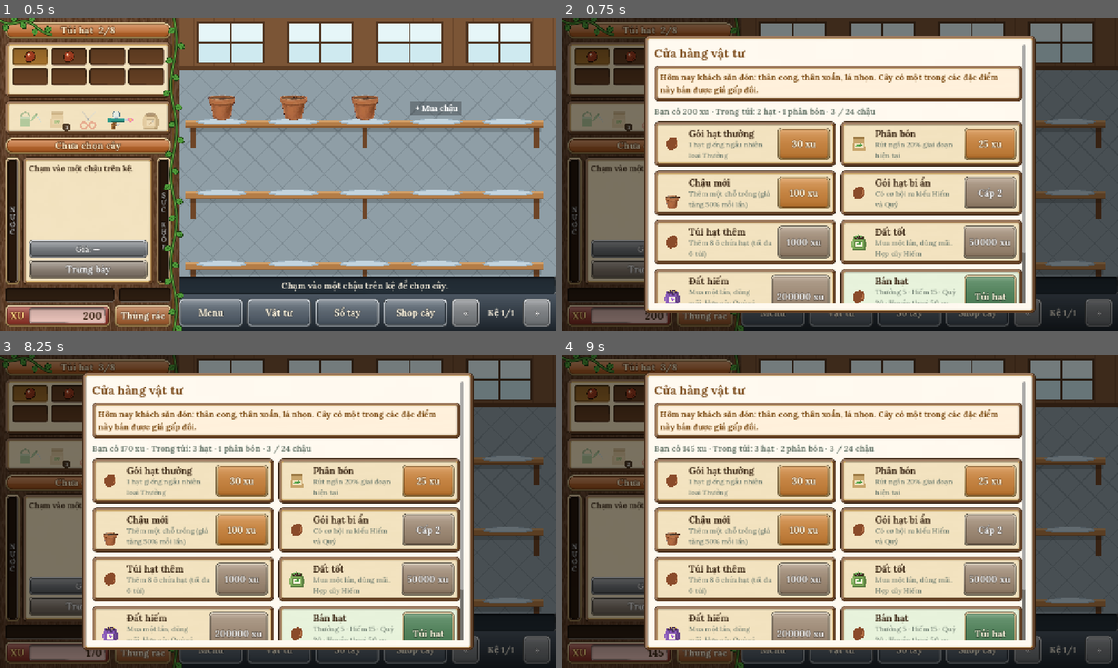
Above: before the commit, frames 1-4 (two rows, left to right).
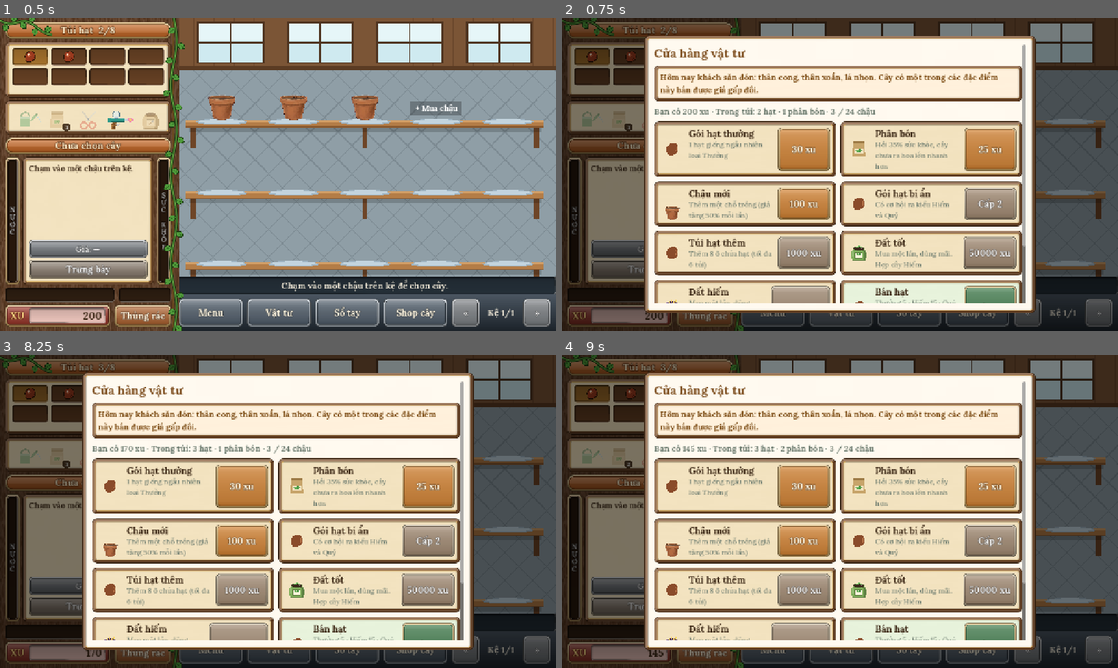
Above: after the commit, the same moments.

Repository: phitang/vuon-uom-ky-dieu
Game: Godot game, scene res://scenes/main.tscn
The game is run twice, just before and just after one commit, with the same random seed, the same clock (stepped at 60 frames per second) and the same inputs. Sound files missing from this copy of the repository are replaced by a short silence.
Inputs (mouse positions are in pixels of both pictures, inside the frame that each line leads up to):
- Up to frame 1 (0.5 s): no input
- Up to frame 2 (0.75 s): click "Vật tư" at 0.5 s
- Up to frame 3 (8.25 s): click "Sổ tay" at 1.25 s; click "Shop cây" at 2 s; click (27, 455) at 2.77 s; click (55, 455) at 3.52 s; click (88, 455) at 4.27 s; click (116, 455) at 5.02 s; click (150, 455) at 5.77 s; click "Thùng rác" at 6.5 s; click "Vật tư" at 7.25 s; click "30 xu" at 8 s
- Up to frame 4 (9 s): click "25 xu" at 8.75 s

Frame 1 is identical in both runs. In frame 2, 20% of the frame differs, in the area x 16-84%, y 38-92%; in frame 3, 20%; in frame 4, 20%.

Commit message:
Hoạt ảnh xúc đất và cắt kéo; đất không hợp hại cây nhanh hơn; phân bón hồi sức khỏe
Co-Authored-By: Claude Opus 5.5 <noreply@anthropic.com>
Claude-Session: https://claude.ai/code/session_018eCoKo871N6tMV2mzQnQFv

Diff:
--- a/scripts/data.gd
+++ b/scripts/data.gd
@@ -96,7 +96,8 @@
 const WATER_DRAIN_PER_SEC := 1.0 / 28800.0   # bình nước đầy cạn sau 8 giờ
 const MAX_OFFLINE := 7.0 * 24.0 * 3600.0       # tính tối đa 7 ngày vắng mặt
 const AUTO_WATER_DURATION := 24.0 * 3600.0
-const FERTILIZER_BOOST := 0.2                  # rút ngắn 20% giai đoạn hiện tại
+const FERTILIZER_BOOST := 0.2                  # rút ngắn 20% giai đoạn hiện tại (cây chưa ra hoa)
+const FERTILIZER_HEAL := 0.35                  # hồi 35% sức khỏe
 
 # ---------------- Đất và sức khỏe ----------------
 ## cap = độ tốt của đất. Mua một lần ở cửa hàng là dùng được mãi.
@@ -113,8 +114,9 @@
 ## Hết nước: cây Thường mất hết sức khỏe trong 8 giờ; cây càng hiếm mất càng nhanh.
 const HEALTH_DRY_LOSS := 1.0 / (8.0 * 3600.0)
 const HEALTH_DRY_RARITY_MULT := [1.0, 1.5, 2.0, 2.5]
-## Đất kém hơn cây cần: thiếu 1 cấp mất hết sức khỏe trong 36 giờ, thiếu 2 cấp trong 16 giờ (kể cả khi đủ nước).
-const HEALTH_SOIL_LOSS := [0.0, 1.0 / (36.0 * 3600.0), 1.0 / (16.0 * 3600.0)]
+## Đất kém hơn cây cần: thiếu 1 cấp mất hết sức khỏe trong 10 giờ, thiếu 2 cấp trong 4 giờ (kể cả khi đủ nước).
+## (Trước đây là 36 giờ và 16 giờ.) Cây không tự hồi sức khỏe khi đất không hợp: phải bón phân.
+const HEALTH_SOIL_LOSS := [0.0, 1.0 / (10.0 * 3600.0), 1.0 / (4.0 * 3600.0)]
 ## Đủ nước và đất hợp: hồi đầy sức khỏe trong 12 giờ.
 const HEALTH_REGEN := 1.0 / (12.0 * 3600.0)
 const WILT_HEALTH := 0.5
@@ -141,7 +143,7 @@
 
 const SHOP_ITEMS := [
 	{"id": "hat_thuong", "ten": "Gói hạt thường", "gia": 30, "mo_ta": "1 hạt giống ngẫu nhiên loại Thường", "cap": 1},
-	{"id": "phan_bon", "ten": "Phân bón", "gia": 25, "mo_ta": "Rút ngắn 20% giai đoạn hiện tại", "cap": 1},
+	{"id": "phan_bon", "ten": "Phân bón", "gia": 25, "mo_ta": "Hồi 35% sức khỏe, cây chưa ra hoa lớn nhanh hơn", "cap": 1},
 	{"id": "chau", "ten": "Chậu mới", "gia": 100, "mo_ta": "Thêm một chỗ trồng (giá tăng 50% mỗi lần)", "cap": 1},
 	{"id": "hat_bi_an", "ten": "Gói hạt bí ẩn", "gia": 150, "mo_ta": "Có cơ hội ra kiểu Hiếm và Quý", "cap": 2},
 	{"id": "tui_hat", "ten": "Túi hạt thêm", "gia": 1000, "mo_ta": "Thêm 8 ô chứa hạt (tối đa 6 túi)", "cap": 1},
--- a/scripts/game_state.gd
+++ b/scripts/game_state.gd
@@ -581,15 +581,28 @@
 	if p.is_empty() or p["chet"] or fertilizer <= 0:
 		return false
 	var s := stage_of(p)
-	if s >= 3:
-		message.emit("Cây đã ra hoa, không cần bón phân nữa.")
-		return false
 	if not p.get("da_tuoi", true):
 		message.emit("Hãy tưới nước trước để hạt bắt đầu nảy mầm.")
 		return false
-	var start: float = 0.0 if s == 0 else Data.STAGE_END[s - 1]
-	p["tien_do"] += (Data.STAGE_END[s] - start) * Data.FERTILIZER_BOOST
+	var hp: float = p.get("suc_khoe", 1.0)
+	var can_grow := s < 3
+	var can_heal := hp < 0.995
+	if not can_grow and not can_heal:
+		message.emit("Cây đang khỏe và đã ra hoa, không cần bón phân.")
+		return false
+	if can_grow:
+		var start: float = 0.0 if s == 0 else Data.STAGE_END[s - 1]
+		p["tien_do"] += (Data.STAGE_END[s] - start) * Data.FERTILIZER_BOOST
+	if can_heal:
+		p["suc_khoe"] = minf(1.0, hp + Data.FERTILIZER_HEAL)
+		p["heo"] = p["suc_khoe"] < Data.WILT_HEALTH
 	fertilizer -= 1
+	var parts: Array = []
+	if can_heal:
+		parts.append("sức khỏe %d%%" % int(round(p["suc_khoe"] * 100)))
+	if can_grow:
+		parts.append("cây lớn nhanh hơn")
+	message.emit("Đã bón phân: " + ", ".join(parts) + ".")
 	_check_discovery(p)
 	_changed()
 	return true
--- a/scripts/main.gd
+++ b/scripts/main.gd
@@ -20,6 +20,8 @@
 const DragScroll := preload("res://scripts/drag_scroll.gd")
 const DecorPreview := preload("res://scripts/decor_preview.gd")
 const WaterAnim := preload("res://scripts/water_anim.gd")
+const ToolAnim := preload("res://scripts/tool_anim.gd")
+var tool_busy := false      # đang chạy hoạt ảnh xúc đất / cắt kéo
 const FONT_BOLD := preload("res://fonts/Lora-700.ttf")
 const FONT_MEDIUM := preload("res://fonts/Lora-500.ttf")
 const SLATE := Color("4a5866")
@@ -632,7 +634,7 @@
 	var st: int = gs.stage_of(p) if not p.is_empty() else -1
 	tool_icons["nuoc"].dim = not alive
 	tool_icons["phan"].count = gs.fertilizer
-	tool_icons["phan"].dim = not alive or gs.fertilizer <= 0 or st >= 3
+	tool_icons["phan"].dim = not alive or gs.fertilizer <= 0 or (st >= 3 and float(p.get("suc_khoe", 1.0)) >= 0.995)
 	tool_icons["keo"].dim = not alive or st < 4
 	tool_icons["sung"].loaded = not pollen_gen.is_empty()
 	tool_icons["sung"].highlight = not pollen_gen.is_empty()
@@ -879,16 +881,25 @@
 		"phan":
 			if gs.fertilizer <= 0:
 				_status("Hết phân bón. Mua ở mục Vật tư.")
-			elif st >= 3:
-				_status("Cây đã ra hoa, không cần bón phân nữa.")
-			elif gs.fertilize(selected):
-				_status("Đã bón phân, cây lớn nhanh hơn.")
+			else:
+				gs.fertilize(selected)
 		"keo":
 			if st < 4:
 				_status("Kéo dùng để thu hạt khi cây đã già.")
-			else:
-				gs.harvest_seeds(selected)
-				selected = -1
+			elif gs.has_pod(selected):
+				_status("Cây đang kết hạt lai. Chạm vào cây để thu hạt lai trước đã.")
+			elif not tool_busy:
+				# kéo lượn quanh bông hoa cắt xong mới thu hạt
+				var pot := selected
+				var ok := _play_tool("keo", pot, func():
+					if pot < gs.pots.size() and not gs.pots[pot].is_empty():
+						gs.harvest_seeds(pot)
+						if selected == pot:
+							selected = -1
+					_refresh_all())
+				if not ok:
+					gs.harvest_seeds(pot)
+					selected = -1
 	_refresh_all()
 
 
@@ -901,8 +912,46 @@
 	if not gs.pots[selected].is_empty():
 		_status("Chậu đang có cây. Chỉ cho đất vào chậu trống.")
 		return
-	gs.fill_soil(selected, t)
+	if gs.soils[selected] == t:
+		gs.fill_soil(selected, t)    # báo "chậu đã có đất này rồi"
+		return
+	if tool_busy:
+		return
+	# bao đất đặt cạnh chậu, xẻng xúc đất đổ vào xong mới có đất
+	var pot := selected
+	if not _play_tool("dat", pot, func():
+			gs.fill_soil(pot, t)
+			_refresh_all()):
+		gs.fill_soil(pot, t)
 	_refresh_all()
+
+
+## Chạy hoạt ảnh dụng cụ trên chậu i; on_done chạy khi hoạt ảnh xong. Trả về false nếu chậu không hiện trên kệ.
+func _play_tool(mode: String, i: int, on_done: Callable) -> bool:
+	var kk := i - shelf_page * SLOTS_PER_PAGE
+	if kk < 0 or kk >= SLOTS_PER_PAGE:
+		return false
+	var r: Rect2 = slots[kk].get_global_rect()
+	var anim := Control.new()
+	anim.set_script(ToolAnim)
+	anim.mode = mode
+	anim.k = clampf(r.size.y / 125.0, 0.8, 1.6)
+	anim.soil_pos = Vector2(r.get_center().x, r.end.y - (r.size.y - 2.0) * 0.40)
+	anim.flower_pos = Vector2(r.get_center().x, r.position.y + r.size.y * 0.22)
+	if mode == "dat":
+		var t: String = gs.best_soil()
+		anim.bag_color = {"thuong": Color("d8b878"), "tot": Color("7fb66a"), "hiem": Color("9b6fc8")}.get(t, Color("d8b878"))
+		anim.soil_color = {"thuong": Color("6b4a2e"), "tot": Color("4a3420"), "hiem": Color("3a2a3a")}.get(t, Color("6b4a2e"))
+	elif not gs.pots[i].is_empty():
+		anim.petal_color = Data.FLOWER_COLORS.get(Gen.expressed(gs.pots[i]["gen"], "mau"), Color("e85a7a"))
+	tool_busy = true
+	anim.on_done = func():
+		tool_busy = false
+		on_done.call()
+	anim.z_index = 50
+	add_child(anim)
+	move_child(anim, nursery.get_index())
+	return true
 
 
 ## Hoạt ảnh bình tưới trên chậu i (nếu chậu đang hiện trên kệ).
@@ -1180,7 +1229,8 @@
 		"• Cây Hiếm cần Đất tốt, cây Quý và Huyền thoại cần Đất hiếm; đất kém hơn thì sức khỏe giảm dần.\n" +
 		"  Đất tốt và Đất hiếm mua một lần ở mục Vật tư là dùng mãi.\n" +
 		"• Chạm vào cây để chọn, rồi bấm dụng cụ bên trái:\n" +
-		"    Bình tưới: tưới nước. Bao phân: lớn nhanh hơn. Kéo: thu hạt khi cây già.\n" +
+		"    Bình tưới: tưới nước. Bao phân: hồi 35% sức khỏe, cây chưa ra hoa lớn nhanh hơn. Kéo: thu hạt khi cây già.\n" +
+		"    Đất kém hơn cây cần làm cây mất sức khỏe nhanh và không tự hồi: phải bón phân để cứu cây.\n" +
 		("    Súng thụ phấn: kéo súng thả vào cây đang ra hoa để nạp phấn (cây đang kết hạt vẫn cho phấn), rồi kéo tới cây ra hoa khác để lai (%d xu).\n    Thả lại vào chính cây vừa lấy phấn là tự thụ phấn: hạt ra giống hệt cây đó.\n" % Data.POLLINATE_COST) +
 		("    Cây được thụ phấn kết %d hạt lai, cứ %d phút một hạt. Có hạt thì cạnh chậu hiện ký hiệu hạt: chạm vào cây để thu.\n" % [Data.SEEDS_PER_CROSS, int(Data.SEED_POD_INTERVAL / 60.0)]) +
 		"    Túi đất: chọn chậu trống rồi bấm túi đất để cho loại đất tốt nhất bạn có.\n" +
--- /dev/null
+++ b/scripts/tool_anim.gd
@@ -0,0 +1,222 @@
+extends Control
+## Hoạt ảnh dụng cụ trên chậu:
+##   mode "dat": bao đất đặt cạnh chậu, xẻng nhỏ xúc đất đổ vào chậu (2 lần).
+##   mode "keo": cây kéo lượn quanh bông hoa và cắt "xoẹt xoẹt", vụn lá cánh hoa rơi.
+## soil_pos: giữa miệng chậu; flower_pos: giữa tán hoa; k: tỉ lệ theo cỡ chậu.
+## Khi xong gọi on_done (nếu có) rồi tự xóa.
+
+var mode := "dat"
+var soil_pos := Vector2.ZERO
+var flower_pos := Vector2.ZERO
+var k := 1.0
+var soil_color := Color("6b4a2e")
+var bag_color := Color("d8b878")
+var petal_color := Color("e85a7a")
+var on_done := Callable()
+
+var _t := 0.0
+var _bits: Array = []        # [vị trí, vận tốc, tuổi, màu, cỡ]
+var _done := false
+var _last_snip := -1
+
+
+func _ready() -> void:
+	mouse_filter = Control.MOUSE_FILTER_IGNORE
+	set_anchors_and_offsets_preset(Control.PRESET_FULL_RECT)
+
+
+func duration() -> float:
+	return 2.1 if mode == "dat" else 1.8
+
+
+func _process(delta: float) -> void:
+	_t += delta
+	if mode == "dat":
+		_update_soil()
+	else:
+		_update_scissors()
+	for b in _bits:
+		b[1].y += 700.0 * k * delta
+		b[0] += b[1] * delta
+		b[2] += delta
+	_bits = _bits.filter(func(b): return b[2] < 1.2 and b[0].y < soil_pos.y + 4.0 * k)
+	queue_redraw()
+	if _t >= duration() and not _done:
+		_done = true
+		if on_done.is_valid():
+			on_done.call()
+	if _done and _bits.is_empty():
+		queue_free()
+
+
+func _alpha() -> float:
+	return clampf(minf(_t / 0.2, (duration() - _t) / 0.25), 0.0, 1.0)
+
+
+# ---------------- Xúc đất ----------------
+
+## Một chu kỳ xúc đất dài 0.8 giây, bắt đầu từ 0.25 giây.
+func _cycle() -> Array:
+	var t := _t - 0.25
+	if t < 0.0:
+		return [0, 0.0]
+	var n := int(t / 0.8)
+	return [n, fmod(t, 0.8) / 0.8]
+
+
+func _bag_pos() -> Vector2:
+	return soil_pos + Vector2(-74, 22) * k
+
+
+## Vị trí và góc xoay của xẻng theo pha 0..1 của chu kỳ.
+func _shovel() -> Array:
+	var c: Array = _cycle()
+	var ph: float = c[1]
+	var mouth := _bag_pos() + Vector2(4, -26) * k
+	var above := soil_pos + Vector2(-6, -34) * k
+	if c[0] >= 2:
+		return [above + Vector2(-20, -10) * k, -0.3]
+	if ph < 0.3:     # cắm xuống bao xúc đất
+		var q := ph / 0.3
+		return [mouth + Vector2(0, -14 + 18 * sin(q * PI)) * k, -0.6 + 0.4 * q]
+	if ph < 0.65:    # đưa lên cao, vòng sang miệng chậu
+		var q := (ph - 0.3) / 0.35
+		var p := mouth.lerp(above, q) + Vector2(0, -26 * sin(q * PI)) * k
+		return [p, -0.2]
+	# nghiêng đổ đất
+	var q := (ph - 0.65) / 0.35
+	return [above, -0.2 + 1.2 * sin(q * PI * 0.5)]
+
+
+func _update_soil() -> void:
+	var c: Array = _cycle()
+	var ph: float = c[1]
+	if c[0] < 2 and ph > 0.7 and ph < 0.95:
+		var s: Array = _shovel()
+		var tip: Vector2 = s[0] + Vector2(34, 0).rotated(s[1]) * k
+		for i in 2:
+			var col := soil_color.lerp(Color.BLACK, randf() * 0.3)
+			_bits.append([tip + Vector2(randf_range(-4, 4), randf_range(-2, 2)) * k,
+				Vector2(randf_range(-30, 30), randf_range(-20, 20)) * k, 0.0, col, randf_range(1.8, 3.2) * k])
+
+
+# ---------------- Cắt kéo ----------------
+
+func _scissor_path() -> Array:
+	# lượn một vòng quanh tán hoa (ngược chiều kim đồng hồ), từ bên phải
+	var q := clampf((_t - 0.15) / 1.4, 0.0, 1.0)
+	var ang := -0.3 + q * TAU * 0.95
+	var rad := Vector2(52, 34) * k
+	var pos := flower_pos + Vector2(cos(ang) * rad.x, sin(ang) * rad.y)
+	var tangent := Vector2(-sin(ang) * rad.x, cos(ang) * rad.y).angle()
+	return [pos, tangent + PI * 0.5, q]   # mũi kéo hướng vào thân hoa
+
+
+func _update_scissors() -> void:
+	var snip := int(_t * 4.0)
+	if snip != _last_snip and _t > 0.2 and _t < 1.6:
+		_last_snip = snip
+		var s: Array = _scissor_path()
+		var tip: Vector2 = s[0] + Vector2.from_angle(s[1]) * 26.0 * k
+		for i in 4:
+			var col := petal_color if i % 2 == 0 else Color("5f9a45")
+			_bits.append([tip + Vector2(randf_range(-5, 5), randf_range(-5, 5)) * k,
+				Vector2(randf_range(-60, 60), randf_range(-90, -20)) * k, 0.0, col, randf_range(2.0, 3.5) * k])
+
+
+func _blade_open() -> float:
+	return 0.08 + 0.32 * absf(sin(_t * 4.0 * PI))   # mở khép 4 lần mỗi giây
+
+
+# ---------------- Vẽ ----------------
+
+func _draw() -> void:
+	var a := _alpha()
+	for b in _bits:
+		var fade := clampf(1.0 - b[2] / 1.2, 0.0, 1.0)
+		var col: Color = b[3]
+		col.a = fade
+		draw_circle(b[0], b[4], col)
+	if mode == "dat":
+		_draw_bag(a)
+		_draw_shovel(a)
+	else:
+		_draw_scissors(a)
+
+
+func _draw_bag(a: float) -> void:
+	var o := _bag_pos()
+	draw_set_transform(o, -0.12, Vector2(k, k))
+	var bag := bag_color
+	bag.a = a
+	var body := PackedVector2Array()
+	for i in 13:
+		var t := float(i) / 12.0
+		body.append(Vector2(-22 - 7 * sin(t * PI), -24 + t * 44))
+	for i in 13:
+		var t := 1.0 - float(i) / 12.0
+		body.append(Vector2(22 + 7 * sin(t * PI), -24 + t * 44))
+	draw_colored_polygon(body, bag)
+	var dark := bag.darkened(0.25)
+	draw_rect(Rect2(-24, 16, 48, 4), dark)
+	draw_line(Vector2(-22, -14), Vector2(-25, 12), Color(1, 1, 1, 0.35 * a), 3)
+	var rim := PackedVector2Array()
+	var soil := PackedVector2Array()
+	for i in 20:
+		var t := TAU * i / 20.0
+		rim.append(Vector2(cos(t) * 23, -25 + sin(t) * 7))
+		soil.append(Vector2(cos(t) * 19, -25 + sin(t) * 5 - maxf(0.0, -sin(t)) * 4))
+	draw_colored_polygon(rim, bag.darkened(0.15))
+	var sc := soil_color
+	sc.a = a
+	draw_colored_polygon(soil, sc)
+	var lab := Rect2(-13, -8, 26, 18)
+	draw_rect(lab, Color(1, 0.97, 0.86, a))
+	draw_rect(lab, Color(dark.r, dark.g, dark.b, a), false, 1.5)
+	draw_circle(lab.get_center(), 4, Color(0.4, 0.65, 0.3, a))
+	draw_set_transform(Vector2.ZERO, 0.0, Vector2.ONE)
+
+
+func _draw_shovel(a: float) -> void:
+	var s: Array = _shovel()
+	draw_set_transform(s[0], s[1], Vector2(k, k))
+	# cán gỗ
+	draw_rect(Rect2(-30, -3.5, 26, 7), Color(0.55, 0.35, 0.18, a))
+	draw_rect(Rect2(-30, -3.5, 26, 2.5), Color(0.72, 0.5, 0.28, a))
+	draw_circle(Vector2(-30, 0), 3.5, Color(0.55, 0.35, 0.18, a))
+	draw_rect(Rect2(-5, -2.5, 6, 5), Color(0.6, 0.62, 0.66, a))
+	# lưỡi xẻng
+	var blade := PackedVector2Array([Vector2(0, -7), Vector2(26, -6), Vector2(36, 0), Vector2(26, 6), Vector2(0, 7)])
+	draw_colored_polygon(blade, Color(0.72, 0.75, 0.8, a))
+	draw_line(Vector2(2, -5), Vector2(28, -4), Color(0.92, 0.94, 0.97, a), 2)
+	# đất trên xẻng (khi đang mang)
+	var c: Array = _cycle()
+	if c[0] < 2 and c[1] > 0.22 and c[1] < 0.8:
+		var sc := soil_color
+		sc.a = a
+		for i in 5:
+			draw_circle(Vector2(8 + i * 5, -6 + (i % 2) * 2), 4.2, sc)
+	draw_set_transform(Vector2.ZERO, 0.0, Vector2.ONE)
+
+
+func _draw_scissors(a: float) -> void:
+	var s: Array = _scissor_path()
+	var open := _blade_open()
+	draw_set_transform(s[0], s[1], Vector2(k, k) * 1.45)
+	var steel := Color(0.78, 0.8, 0.84, a)
+	var edge := Color(0.45, 0.47, 0.52, a)
+	for side in [-1.0, 1.0]:
+		var rot: float = open * side
+		var blade := PackedVector2Array([Vector2(0, -2.5), Vector2(26, -1), Vector2(30, 0), Vector2(26, 1.5), Vector2(0, 2.5)])
+		var handle_c := Vector2(-16, 0).rotated(rot)
+		var pts := PackedVector2Array()
+		for p in blade:
+			pts.append(p.rotated(rot))
+		draw_colored_polygon(pts, steel)
+		draw_line(Vector2(0, 0), Vector2(28, 0).rotated(rot), edge, 1.0)
+		# tay cầm vòng tròn màu đỏ cam
+		draw_line(Vector2.ZERO, handle_c, Color(0.85, 0.3, 0.25, a), 4)
+		draw_arc(handle_c + Vector2(-6, 0).rotated(rot), 6.5, 0, TAU, 18, Color(0.85, 0.3, 0.25, a), 3.5)
+	draw_circle(Vector2.ZERO, 2.6, edge)
+	draw_circle(Vector2.ZERO, 1.2, Color(0.95, 0.95, 0.95, a))
+	draw_set_transform(Vector2.ZERO, 0.0, Vector2.ONE)
--- /dev/null
+++ b/tests/shots_tool_anim.gd
@@ -0,0 +1,68 @@
+extends Node
+## Hoạt ảnh xúc đất và cắt kéo; sức khỏe khi đất không hợp; phân bón hồi sức khỏe.
+
+func _ready() -> void:
+	var out: String = OS.get_environment("SHOT_DIR")
+	var gs = get_node("/root/GameState")
+	var Gen = load("res://scripts/genetics.gd")
+	gs.new_game()
+	gs.away_report = ""
+	gs.seeds.clear()
+	gs.fertilizer = 5
+	for i in gs.pots.size():
+		gs.soils[i] = "thuong"
+	var g := {"hoa": ["hong", "hong"], "la": ["tron", "tron"], "than": ["thang", "thang"], "mau": ["do", "do"], "co": ["vua", "vua"]}
+	gs.seeds.append({"gen": g, "bo_me": []})
+	gs.plant_seed(0, 0)
+	gs.water(0)
+	gs.pots[0]["tien_do"] = 30000.0     # cây già
+	gs.soils[1] = ""
+	var main = load("res://scenes/main.tscn").instantiate()
+	add_child(main)
+	await get_tree().process_frame
+	# xúc đất vào chậu 2
+	main._on_slot(1)
+	gs.soils_owned["tot"] = true
+	main._use_tool("dat")
+	print("Ngay sau bấm: đất chậu 2 = '", gs.soils[1], "' | bận = ", main.tool_busy)
+	await get_tree().create_timer(0.75).timeout
+	await _shot(out + "/anim_dat_1.png")
+	await get_tree().create_timer(0.35).timeout
+	await _shot(out + "/anim_dat_2.png")
+	await get_tree().create_timer(1.3).timeout
+	print("Sau hoạt ảnh: đất chậu 2 = '", gs.soils[1], "' | bận = ", main.tool_busy)
+	# kéo cắt cây già
+	main._on_slot(0)
+	var n0: int = gs.seeds.size()
+	main._use_tool("keo")
+	await get_tree().create_timer(0.6).timeout
+	await _shot(out + "/anim_keo_1.png")
+	print("Đang cắt: cây còn = ", not gs.pots[0].is_empty())
+	await get_tree().create_timer(0.5).timeout
+	await _shot(out + "/anim_keo_2.png")
+	await get_tree().create_timer(1.2).timeout
+	print("Sau cắt: hạt ", n0, " -> ", gs.seeds.size(), " | chậu trống = ", gs.pots[0].is_empty())
+	# sức khỏe khi đất không hợp
+	var rare := {"hoa": ["lan", "lan"], "la": ["tron", "tron"], "than": ["thang", "thang"], "mau": ["do", "do"], "co": ["vua", "vua"]}
+	gs.seeds.append({"gen": rare, "bo_me": []})
+	gs.soils[2] = "thuong"
+	gs.plant_seed(2, gs.seeds.size() - 1)
+	gs.water(2)
+	gs.pots[2]["tien_do"] = 4000.0
+	print("Lan cần đất: ", gs.soil_needed(gs.pots[2]), " | độ hiếm ", Gen.rarity(rare), " | thiếu ", gs.soil_mismatch(2), " cấp")
+	for h in 5:
+		gs.pots[2]["nuoc"] = 1.0
+		gs._advance(3600.0)
+	print("Sau 5 giờ đất không hợp: sức khỏe = %d%%" % int(gs.pots[2]["suc_khoe"] * 100))
+	main._on_slot(2)
+	main._use_tool("phan")
+	print("Bón phân: sức khỏe = %d%% | %s" % [int(gs.pots[2]["suc_khoe"] * 100), main.status_l.text])
+	gs.pots[2]["tien_do"] = 12000.0
+	gs.pots[2]["suc_khoe"] = 0.6
+	main._use_tool("phan")
+	print("Cây ra hoa yếu, bón phân: %d%% | %s" % [int(gs.pots[2]["suc_khoe"] * 100), main.status_l.text])
+	get_tree().quit()
+
+func _shot(path: String) -> void:
+	await RenderingServer.frame_post_draw
+	get_viewport().get_texture().get_image().save_png(path)
--- /dev/null
+++ b/tests/shots_tool_anim.tscn
@@ -0,0 +1,6 @@
+[gd_scene load_steps=2 format=3]
+
+[ext_resource type="Script" path="res://tests/shots_tool_anim.gd" id="1"]
+
+[node name="ShotsToolAnim" type="Node"]
+script = ExtResource("1")
Not shown, changed: HUONG_DAN.md
Not shown, changed: docs/index.pck
